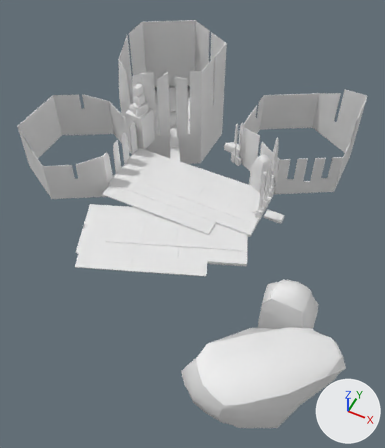
What one commit did to the OBJ model assets/models/courtyardElements.obj.
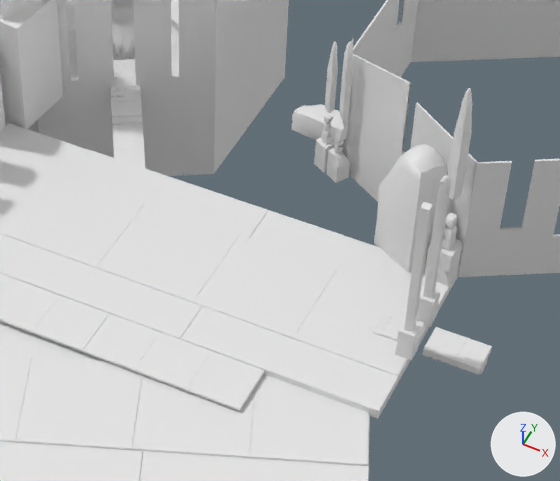
Old and new are each drawn whole from a camera (50 mm lens) standing at (29.0, -214.0, 234.0) and looking at (-70.0, -17.0, -13.0) and again close up on the part from 35% to 79% of the width and 25% to 57% of the height. The lights are fixed; the arrows at lower right show +X, +Y and +Z. Where no turn or scale is listed for an object, it has been applied to the vertices. Vertices at the same position are counted once.

In view in the first close-up: 'courtyardElements'.
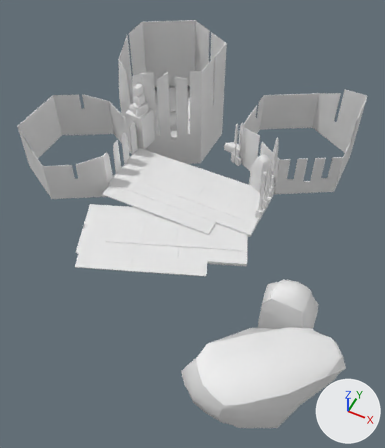
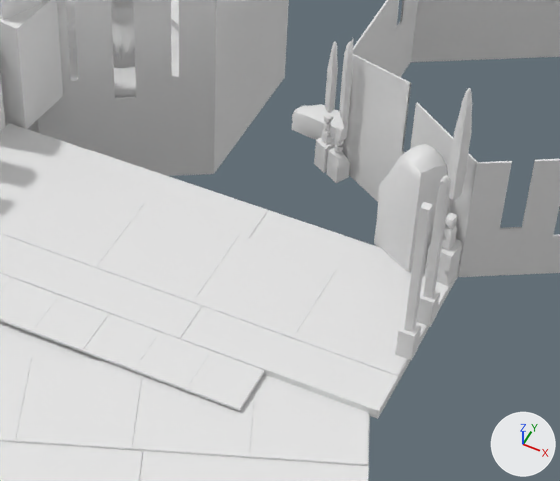
What changed in the scene script:
```text
Change me_courtyardelements:
    used by ob_courtyardelements; location = (0.0, 0.0, 0.0)
    remove me_courtyardelements.from_pydata(...)  # 15591 vertices, 15834 faces; spans x -193.0..41.0, y -123.0..104.0, z -58.0..50.0
    add me_courtyardelements.from_pydata(...)  # 6910 vertices, 6650 faces; spans x -193.0..41.0, y -123.0..104.0, z -58.0..50.0
    me_courtyardelements part 1: 42 loose pieces with 7668 vertices, spanning x -119.0..-19.0, y -3.0..48.0, z -4.0..0.0, are deleted
    me_courtyardelements part 2: 1013 vertices removed from x -38.0..-32.0, y -3.0..3.0, z -1.0..0.0
```

Changed parts and their boxes [x1, y1, x2, y2] in the close-ups (560 x 481 px):
part 1 of me_courtyardelements, deleted
    before: [110, 59, 492, 375]
part 2 of me_courtyardelements, deleted
    before: [380, 312, 427, 341]
